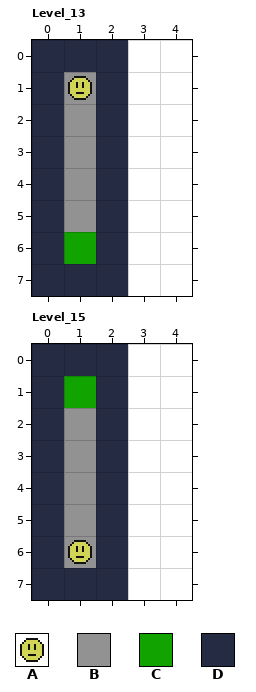
Two states of a LDtk project, assets/levels/beside_yourself.ldtk. That is the earlier state.
Cells are 32x32 px. Shown: Level_13 x 0..4, y 0..7; Level_15 x 0..4, y 0..7. The commit also changed other parts of the map, which this record leaves out. The old version is drawn lined up with the new one.
Key: from "Beside_Yourself2": A 31; from "TileData": B 1 "Floor", C 2 "Goal", D 4 "Boundary".
_ is an empty cell.
Objects are placed by their top-left corner, in cells (3,4 is the top-left corner of cell 3,4); size is 1x1 cell unless given.
Layers that did not change in this view are not listed.
Layer "TileData" before, Level_13, first column x 0:
0 DDD__
1 DBD__
2 DBD__
3 DBD__
4 DBD__
5 DBD__
6 DCD__
7 DDD__
Objects on layer "Entities" before, Level_13:
A "Player" at 1,1
Layer "TileData" before, Level_15, first column x 0:
0 DDD__
1 DCD__
2 DBD__
3 DBD__
4 DBD__
5 DBD__
6 DBD__
7 DDD__
Objects on layer "Entities" before, Level_15:
A "Player" at 1,6
The same view after the edit:
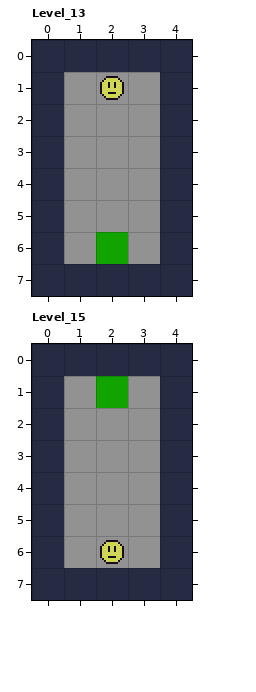
From old to new:
Changed rows in their new state; . is an unchanged cell.
Level_13: map size 3x8 -> 5x8 cells
Level_15: map size 3x8 -> 5x8 cells
Layer "TileData", Level_13:
first column x 1:
0 ..DD
1 .BBD
2 .BBD
3 .BBD
4 .BBD
5 .BBD
6 BCBD
7 ..DD
Layer "Entities", Level_13:
changed: A "Player" at 1,1 -> A "Player" at 2,1
Layer "TileData", Level_15:
first column x 1:
0 ..DD
1 BCBD
2 .BBD
3 .BBD
4 .BBD
5 .BBD
6 .BBD
7 ..DD
Layer "Entities", Level_15:
changed: A "Player" at 1,6 -> A "Player" at 2,6
